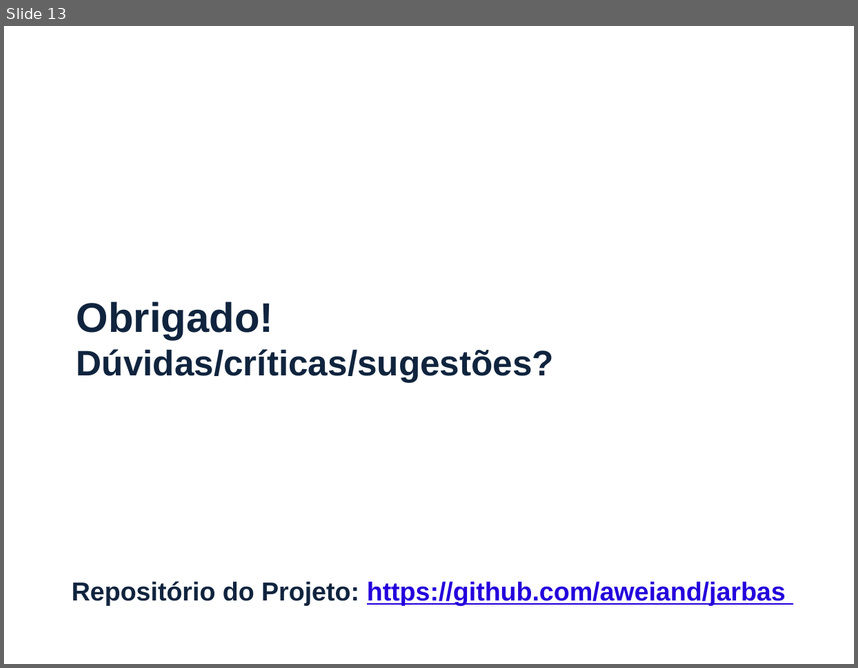
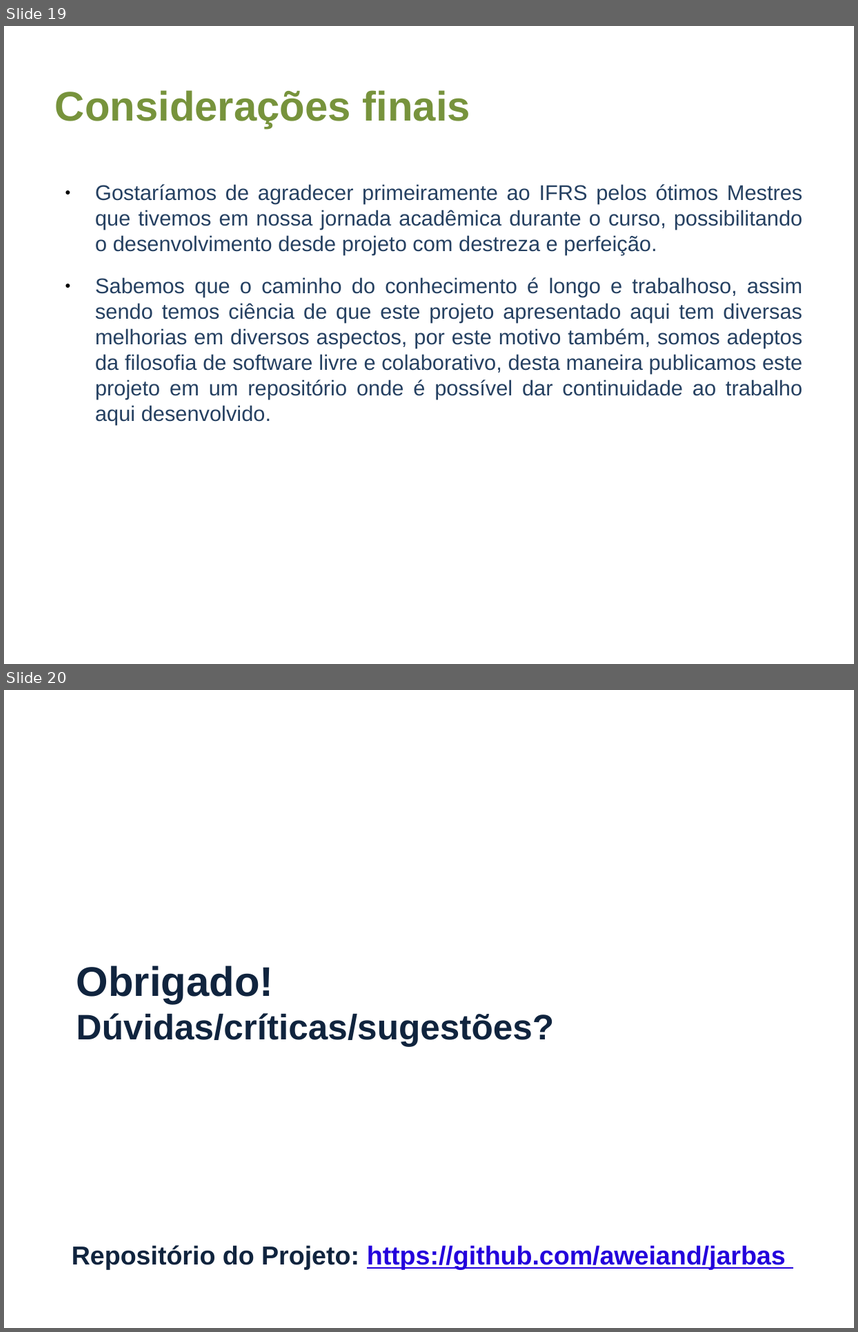
Before and after one commit to aweiand/jarbas, a slide deck: assets/docs/Apresentacao Jarbas.odp. Shown one above the other, each under a label of ours: slide 13 before the commit, slides 19 and 20 after it. The pictures are 858x668 and 858x1332 pixels, drawn with LibreOffice and Linux fonts; fonts in the diff are those of the drawing; background and template pictures are left out. Boxes give left, top, right and bottom in pixels: in the first picture for what was removed or moved away, otherwise in the second. Text is boxed around its words. In the diff, an @@ line names an element or a change of style, - is before the commit and + after.

Commit message:
Alterações para apresentação dos eventos em destaque na página inicial; Alterações no certificado para tornar visível a logo do evento, se houver; Apresentação praticamente finalizada.

```diff
--- a/assets/docs/Apresentacao Jarbas.odp
+++ b/assets/docs/Apresentacao Jarbas.odp
@@ slide 19 added at box(4, 26, 854, 664), background #FFFFFF @@
@@ title added at box(55, 90, 470, 129), 35 pt, text #77933C, bold @@
+Considerações finais
@@ text added at box(95, 184, 803, 425), 18 pt, text #254061 @@
+● Gostaríamos de agradecer primeiramente ao IFRS pelos ótimos Mestres que tivemos em nossa jornada acadêmica durante o curso, possibilitando o desenvolvimento desde projeto com destreza e perfeição.
+● Sabemos que o caminho do conhecimento é longo e trabalhoso, assim sendo temos ciência de que este projeto apresentado aqui tem diversas melhorias em diversos aspectos, por este motivo também, somos adeptos da filosofia de software livre e colaborativo, desta maneira publicamos este projeto em um repositório onde é possível dar continuidade ao trabalho aqui desenvolvido.
@@ what was slide 13 is now slide 20 @@
```
Also in this commit, not shown: 7 slides changed, 9 other slides added, 3 slides removed, 7 other files.
